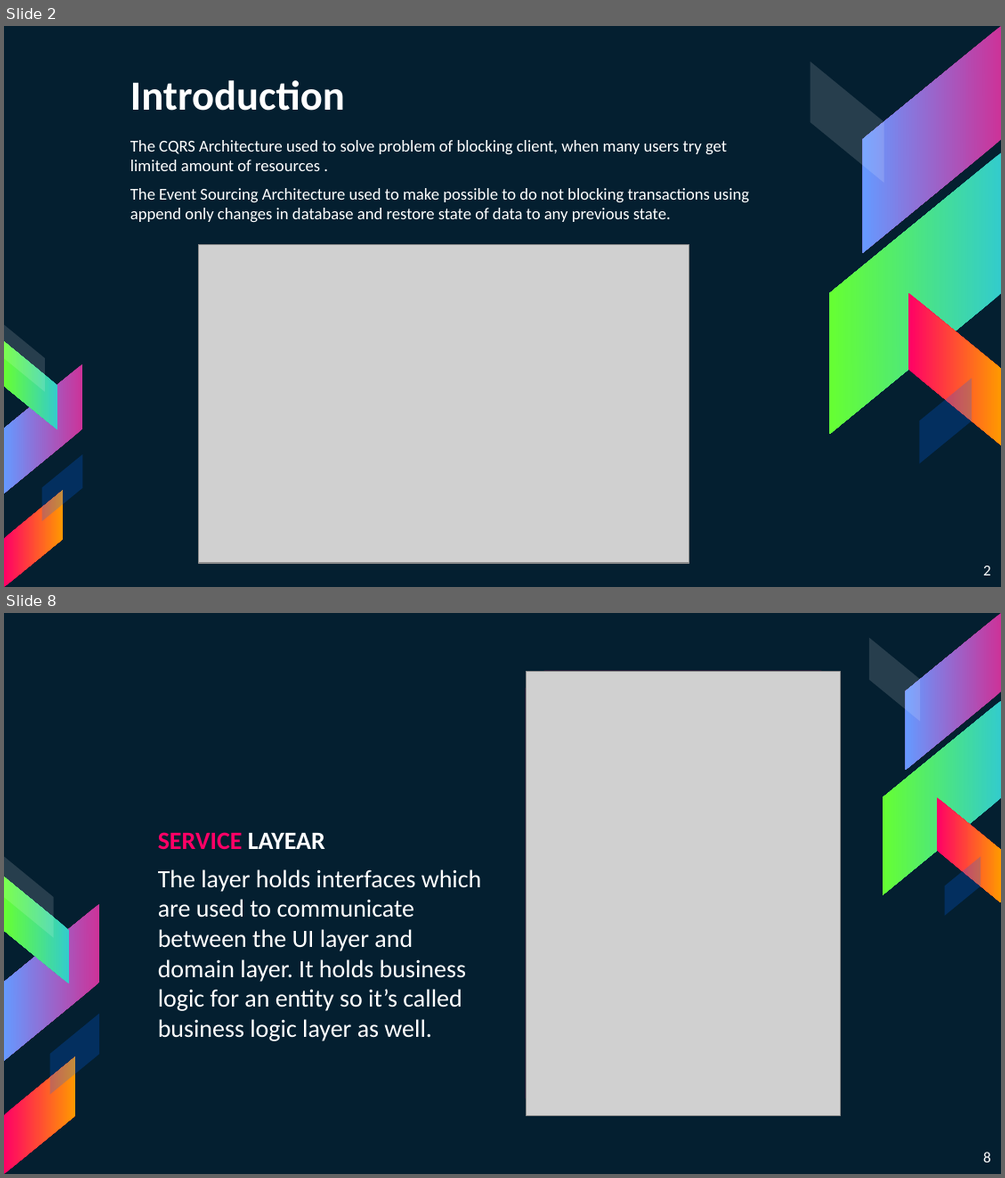
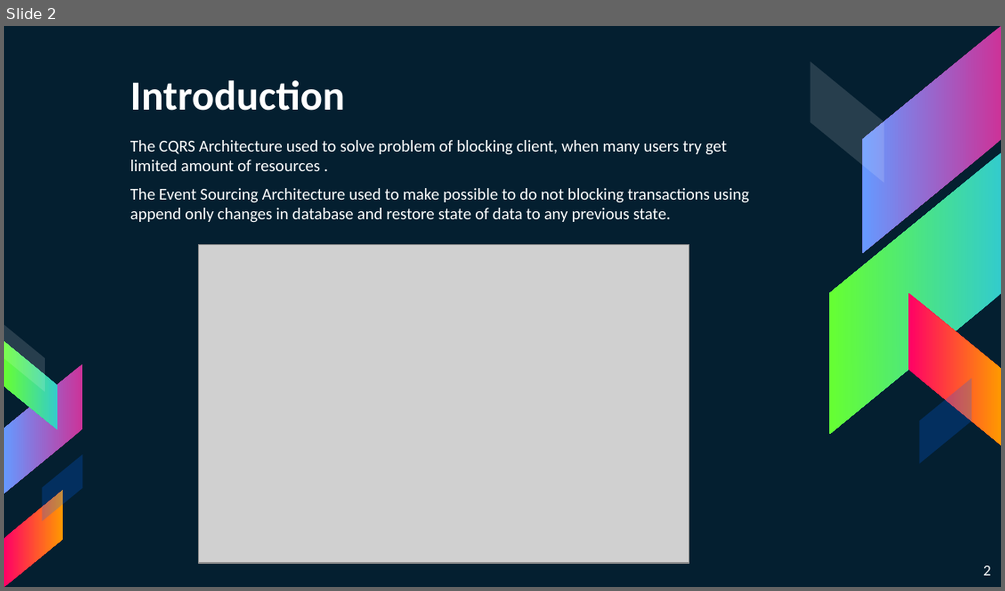
Before and after one commit to khdevnet/cqrs-architecture, a slide deck: docs/presentation/CQRS-EventSourcing-Architecture-Overview.pptx. Shown one above the other, each under a label of ours: slides 2 and 8 before the commit, slide 2 after it; the slides between them are not shown. The pictures are 1005x1178 and 1005x591 pixels, drawn with LibreOffice and Linux fonts; fonts in the diff are those of the drawing; grey boxes stand for pictures. Boxes give left, top, right and bottom in pixels: in the first picture for what was removed or moved away, otherwise in the second. Text is boxed around its words. In the diff, an @@ line names an element or a change of style, - is before the commit and + after.

```diff
--- a/docs/presentation/CQRS-EventSourcing-Architecture-Overview.pptx
+++ b/docs/presentation/CQRS-EventSourcing-Architecture-Overview.pptx
@@ slide 8 removed at [4,613,1001,1174], background #041F30 @@
@@ freeform shape removed at [526,672,841,1115] @@
@@ picture removed at [526,672,841,1115] @@
@@ text removed at [158,832,482,1041] @@
-SERVICE LAYEAR
-The layer holds interfaces which are used to communicate between the UI layer and domain layer. It holds business logic for an entity so it’s called business logic layer as well.
@@ group removed at [869,614,1001,916]: 5 parallelograms @@
@@ group removed at [4,857,99,1174]: 5 parallelograms @@
@@ page number removed at [983,1151,991,1162] @@
-8
```
Also in this commit, not shown: 6 slides changed, 5 slides added, 4 other slides removed, 2 other files.
